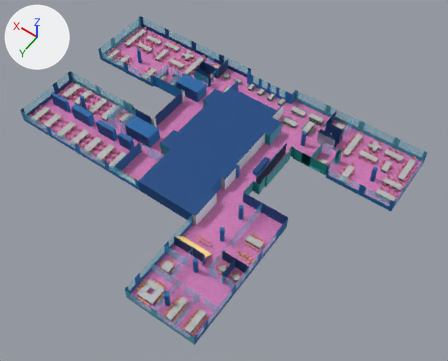
An edit to the OBJ model models/manoteras.obj, drawn before and after from the same camera.
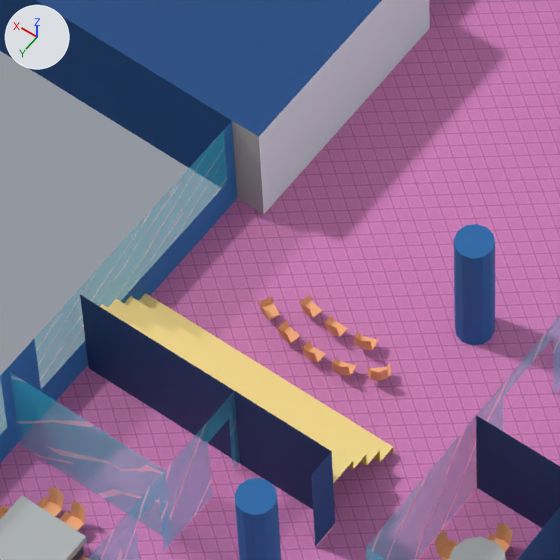
Each version appears first whole from a 50 mm camera at (-3.6, 6.08, 8.46) aimed at (0.26, 0.68, -0.02), and next in a close-up on the part from 37% to 52% of the width and 55% to 74% of the height. Lighting does not change. The marker at upper left points along +X, +Y and +Z. Where no turn or scale is listed for an object, it has been applied to the vertices. Vertices at the same position are counted once.

Objects in the first close-up: 'paredes_Plane'.
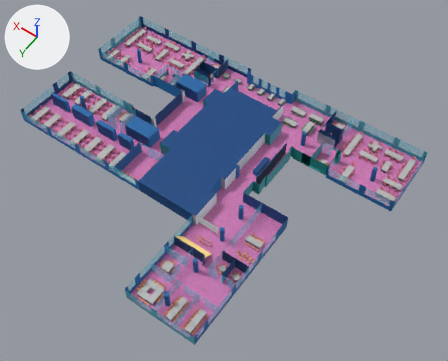
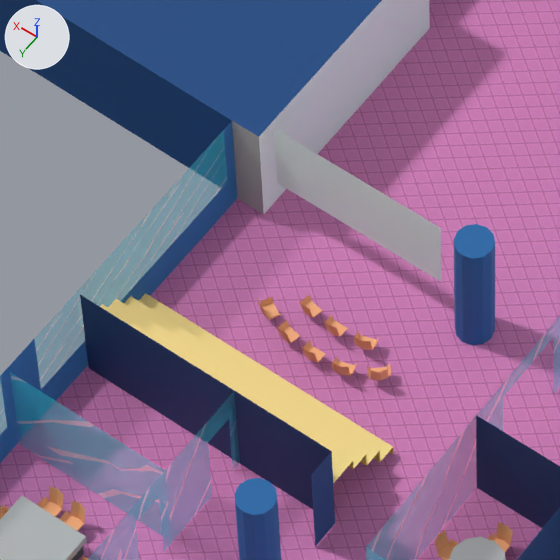
Commit message: improve manoteras model

Diff of the bpy script that builds the scene:
```diff
--- a/models/manoteras.obj.py
+++ b/models/manoteras.obj.py
@@ mat_transparenttexture_next_png @@
+mat_transparenttexture_next_png = principled_material('transparentTexture_Next.png')
+mat_transparenttexture_next_png.texture = img_next_png
+mat_transparenttexture_next_png.roughness = 0.69
@@ me_paredes_plane @@
 # used by ob_paredes_plane; location = (0.0, 0.0, 0.0)
 # verts and faces of me_paredes_plane; kept vertices keep their numbers, new ones are numbered from 7695
-me_paredes_plane.from_pydata(...)  # 7695 vertices, 5155 faces; spans x -2.39..4.11, y -1.68..3.37, z -0.01..0.3
+me_paredes_plane.from_pydata(...)  # 7699 vertices, 5156 faces; spans x -2.39..4.11, y -1.68..3.37, z -0.01..0.3
+# me_paredes_plane part 1
+verts[7695] = (-0.35, 1.7, 0.29)  # pixel (440, 227)
+verts[7696] = (0.05, 1.7, 0.29)  # pixel (274, 128)
+verts[7697] = (-0.35, 1.7, 0.1)  # pixel (441, 281)
+verts[7698] = (0.05, 1.7, 0.1)  # pixel (277, 182)
+faces += [(7695, 7696, 7698, 7697)]  # mat_aquawhite (white #eaf9fa)
 me_paredes_plane.materials.append(mat_cristales)
@@ me_paredes_plane @@
 me_paredes_plane.materials.append(mat_transparenttexture)
-me_paredes_plane.materials.append(mat_transparenttexture_white_bbvanexttechnologies_png)  # picture img_white_bbvanexttechnologies_png
 me_paredes_plane.materials.append(mat_redlight)
@@ me_paredes_plane @@
 me_paredes_plane.materials.append(mat_purple2)
+me_paredes_plane.materials.append(mat_transparenttexture_next_png)  # picture img_next_png
```

Changed parts and their boxes [x1, y1, x2, y2] in the close-ups (560 x 560 px):
part 1 of me_paredes_plane, added: after [274, 129, 441, 281]
